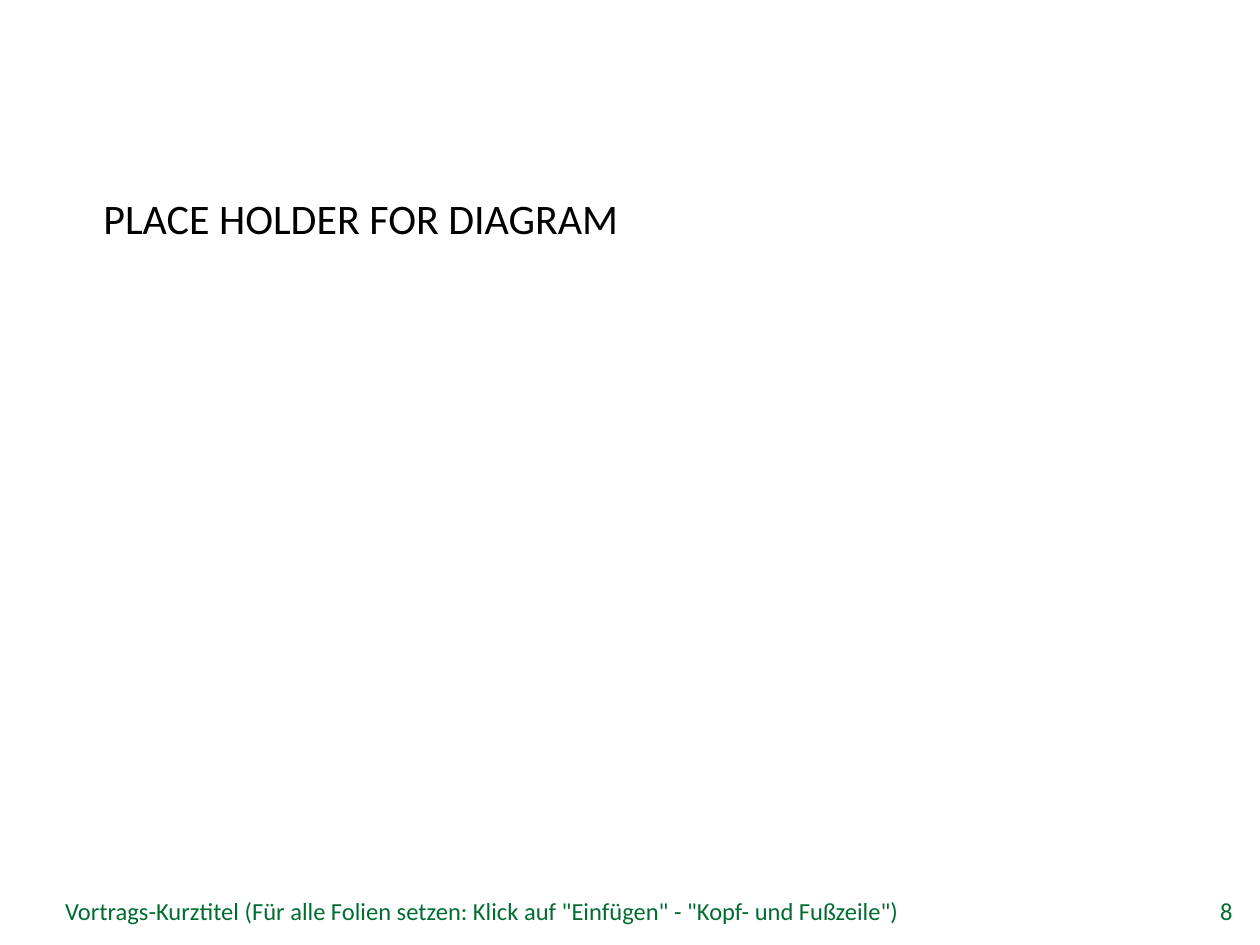
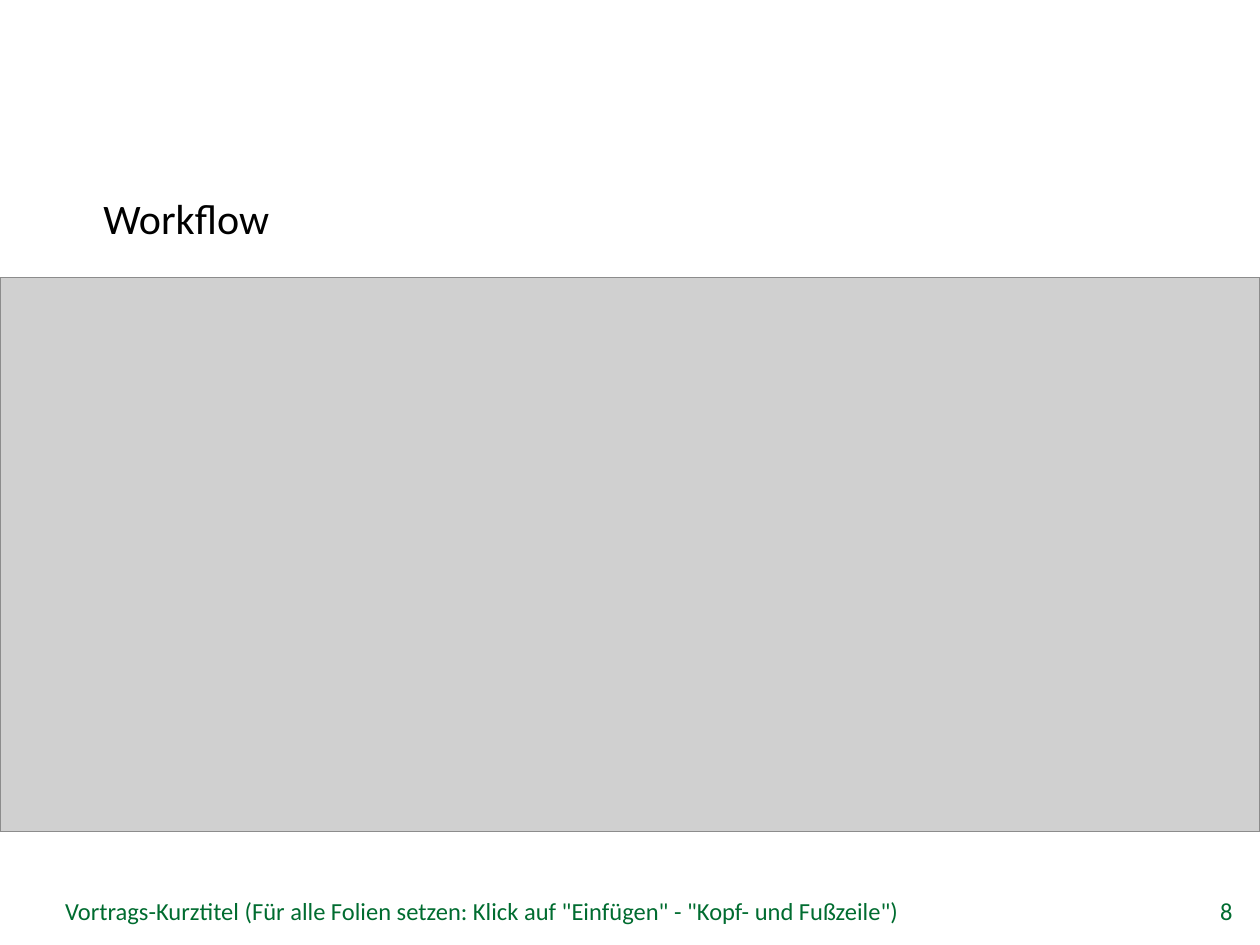
Before and after one commit to tuanpham91/OpenCLBA, a slide deck: slide 8 of Bachelor Thesis.odp. Drawn at 1260x945 pixels with LibreOffice and Linux fonts; fonts in the diff are those of the drawing; grey boxes stand for pictures; background and template pictures are left out. Boxes give left, top, right and bottom in pixels: in the first picture for what was removed or moved away, otherwise in the second. Text is boxed around its words. In the diff, an @@ line names an element or a change of style, - is before the commit and + after.

Commit message:
update

```diff
--- a/Bachelor Thesis.odp
+++ b/Bachelor Thesis.odp
@@ text at <box>103,204,269,235</box>: text changed @@
-PLACE HOLDER FOR DIAGRAM
+Workflow
@@ picture added at <box>0,277,1260,832</box> @@
```
